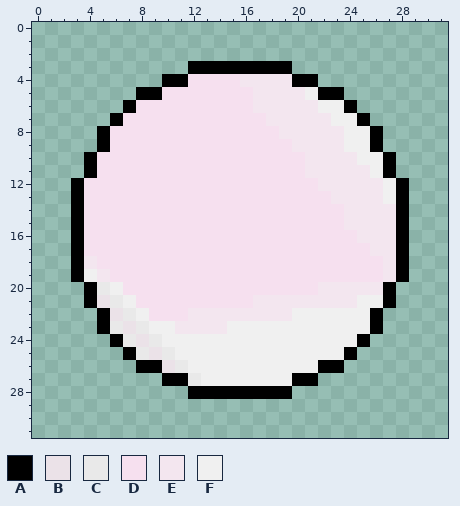
Two versions of one pixel-art file, WIP/Pearl.aseprite. Above, as it was before the edit.
32x32 pixels, 1 frame. Colours within 5 levels of each other are drawn and written as one.
Palette (. is transparent): A #000000  B #ebe2e8  C #e9e9e9  D #f6e0ef  E #f3e6ef  F #f0f0f0
Pixels before, first column x 3:
 3 .........AAAAAAAA.........
 4 .......AADDDDEEEEAA.......
 5 .....AADDDDDDDEEEEFAA.....
 6 ....ADDDDDDDDDEEEEEFFA....
 7 ...ADDDDDDDDDDDEEEEEFFA...
 8 ..ADDDDDDDDDDDDDEEEEEFFA..
 9 ..ADDDDDDDDDDDDDDEEEEFFA..
10 .ADDDDDDDDDDDDDDDDEEEEFFA.
11 .ADDDDDDDDDDDDDDDDEEEEEFA.
12 ADDDDDDDDDDDDDDDDDDEEEEEFA
13 ADDDDDDDDDDDDDDDDDDDEEEEFA
14 ADDDDDDDDDDDDDDDDDDDDEEEEA
15 ADDDDDDDDDDDDDDDDDDDDEEEEA
16 ADDDDDDDDDDDDDDDDDDDDDEEEA
17 ADDDDDDDDDDDDDDDDDDDDDDEEA
18 AEDDDDDDDDDDDDDDDDDDDDDDEA
19 AFEDDDDDDDDDDDDDDDDDDDDDEA
20 .ACFDDDDDDDDDDDDDDDEEEEEA.
21 .ABCFDDDDDDDDDEEEEEEEEFFA.
22 ..ABCFDDDEEEEEEEEFFFFFFA..
23 ..ACBCFFEEEEFFFFFFFFFFFA..
24 ...ACBCFFFFFFFFFFFFFFFA...
25 ....ACBCFFFFFFFFFFFFFA....
26 .....AABCFFFFFFFFFFAA.....
27 .......AACFFFFFFFAA.......
28 .........AAAAAAAA.........
After the commit:
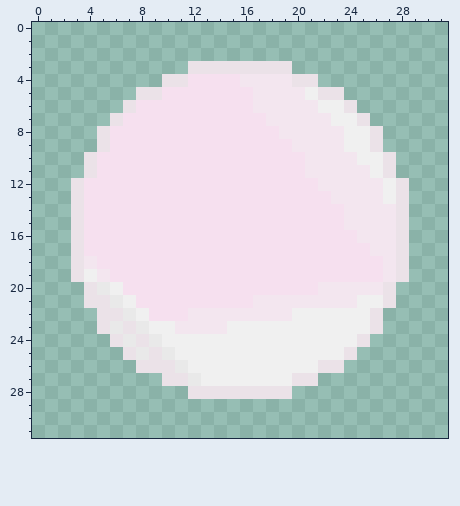
Change:
y 3: x 12..19 AAAAAAAA -> BBBBBBBB
y 4: x 10..11 AA -> BB; x 20..21 AA -> BB
y 5: x 8..9 AA -> BB; x 22..23 AA -> BB
y 6: x 7 A -> B; x 24 A -> B
y 7: x 6 A -> B; x 25 A -> B
y 8..9: x 5 A -> B; x 26 A -> B
y 10..11: x 4 A -> B; x 27 A -> B
y 12..19: x 3 A -> B; x 28 A -> B
y 20..21: x 4 A -> B; x 27 A -> B
y 22..23: x 5 A -> B; x 26 A -> B
y 24: x 6 A -> B; x 25 A -> B
y 25: x 7 A -> B; x 24 A -> B
y 26: x 8..9 AA -> BB; x 22..23 AA -> BB
y 27: x 10..11 AA -> BB; x 20..21 AA -> BB
y 28: x 12..19 AAAAAAAA -> BBBBBBBB
